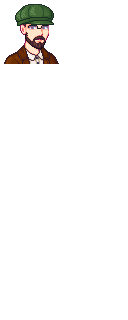
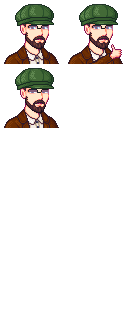
The second (128, 320) image is a revision of the first. Changes to its layers:
painted on "SDV_Jacob_64.png" over (4, 4, 123, 128)
